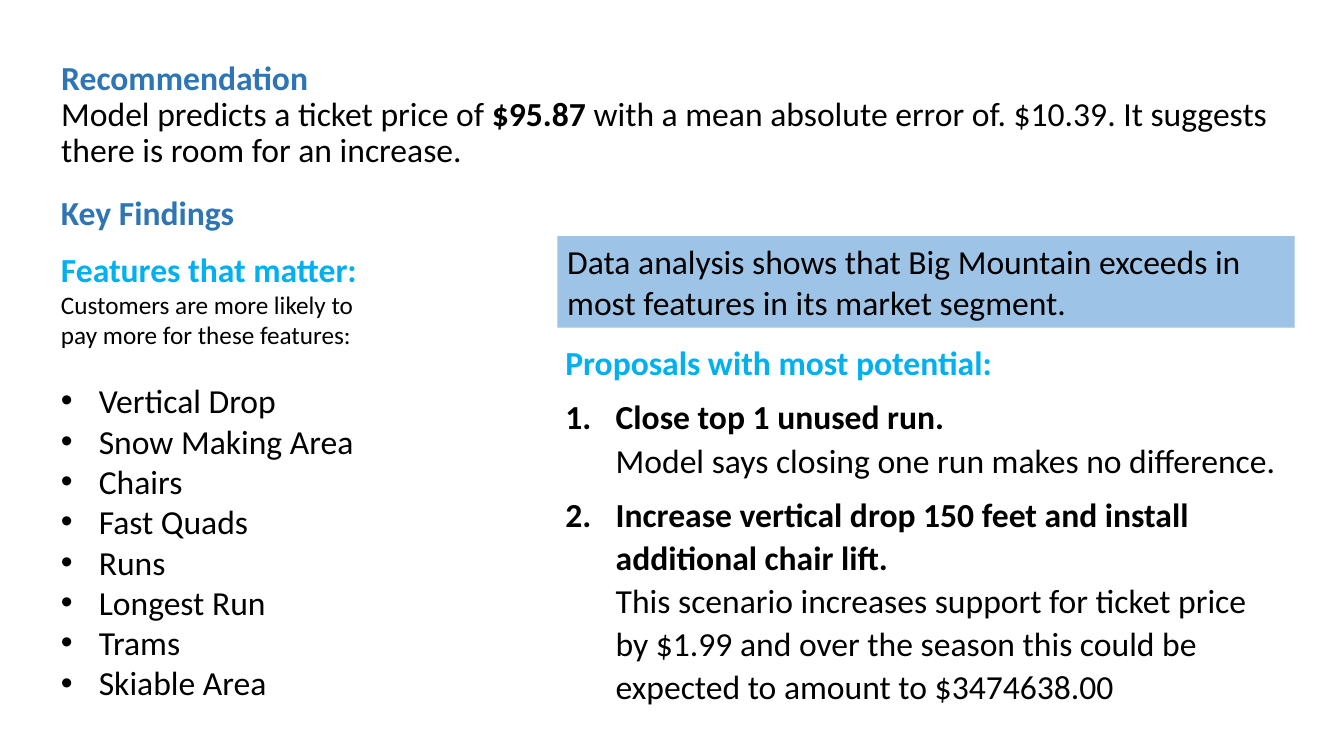
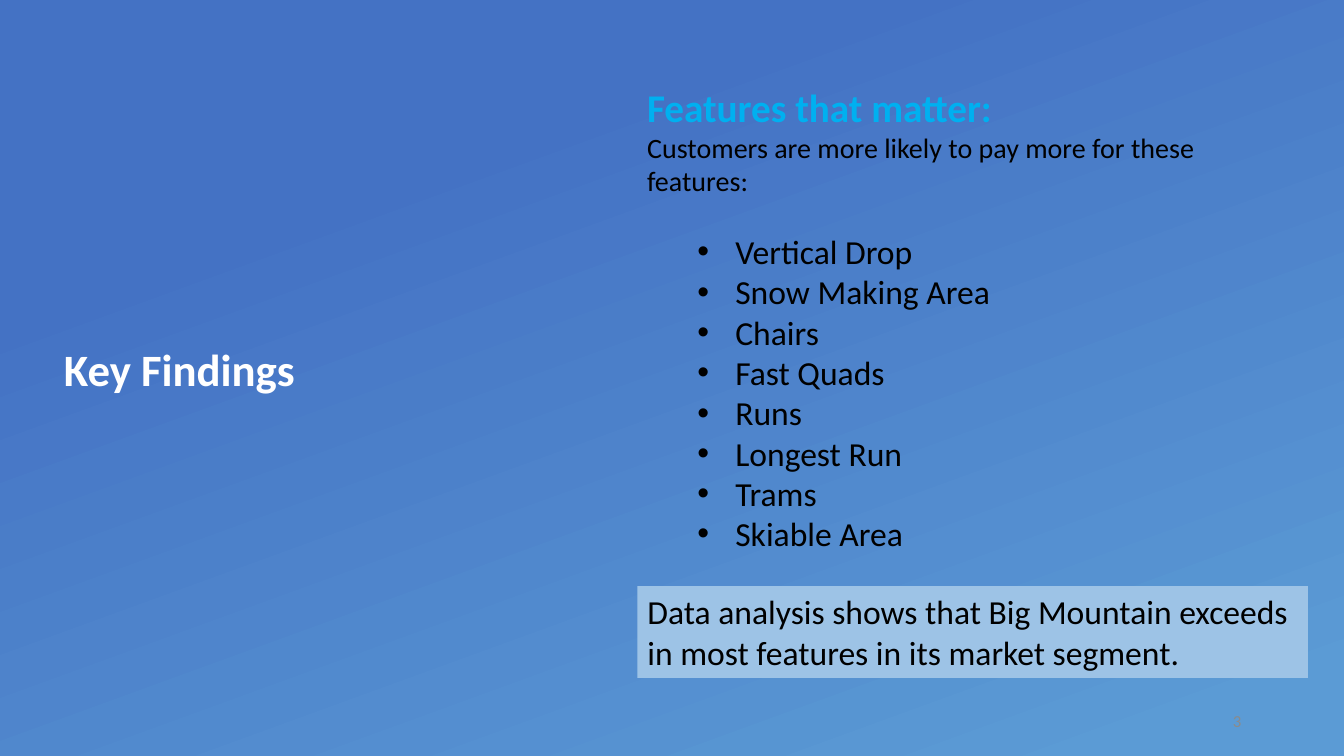
Before and after one commit to ashvar/DataScienceGuidedCapstone, a slide deck: slide 3 of Big Mountain Resort.pptx. Drawn at 1344x756 pixels with LibreOffice and Linux fonts; fonts in the diff are those of the drawing; background and template pictures are left out. Boxes give left, top, right and bottom in pixels: in the first picture for what was removed or moved away, otherwise in the second. Text is boxed around its words. In the diff, an @@ line names an element or a change of style, - is before the commit and + after.

```diff
--- a/Big Mountain Resort.pptx
+++ b/Big Mountain Resort.pptx
@@ rectangle added at <box>0,0,1344,756</box>, fill gradient #4472C4 to #5B9BD5 @@
@@ title removed at <box>61,66,1267,163</box> @@
-Recommendation
-Model predicts a ticket price of $95.87 with a mean absolute error of. $10.39. It suggests there is room for an increase.
@@ text "Features that matter:": place and size @@
-text "Features that matter:" at <box>61,258,356,696</box>
+text "Features that matter:" at <box>647,138,1194,547</box>
@@ text "Features that matter:" at <box>647,138,1194,547</box>: size 24 to 28 pt in "Features that matter:"; size 18 to 20 pt in "Customers are more likely to pay more ..."; list level 1 to 2 in "Vertical Drop"; list level 1 to 2 in "Snow Making Area"; list level 1 to 2 in "Chairs"; list level 1 to 2 in "Fast Quads"; list level 1 to 2 in "Runs"; list level 1 to 2 in "Longest Run"; list level 1 to 2 in "Trams"; list level 1 to 2 in "Skiable Area" @@
@@ title "Key Findings": place and size @@
-title "Key Findings" at <box>61,201,234,231</box>
+title "Key Findings" at <box>64,354,295,394</box>
@@ title "Key Findings" at <box>64,354,295,394</box>: size 24 to 32 pt, text colour #2E75B6 to #FFFFFF; line spacing 1.07 to 0.9; less space between paragraphs; vertical alignment top to middle @@
@@ text removed at <box>565,351,1275,705</box> @@
-Proposals with most potential:
-1. Close top 1 unused run.
-   Model says closing one run makes no difference.
-2. Increase vertical drop 150 feet and install additional chair lift.
-   This scenario increases support for ticket price by $1.99 and over the season this could be expected to amount to $3474638.00
@@ rectangle "Data analysis shows that Big ...": place and size @@
-rectangle "Data analysis shows that Big ..." at <box>558,236,1296,328</box>
+rectangle "Data analysis shows that Big ..." at <box>637,587,1308,679</box>
@@ page number added at <box>950,701,1252,741</box>, 12 pt, text #8C8C8C @@
+3
```
Also in this commit, not shown: 7 other slides changed, 2 slides added, 4 other files.
